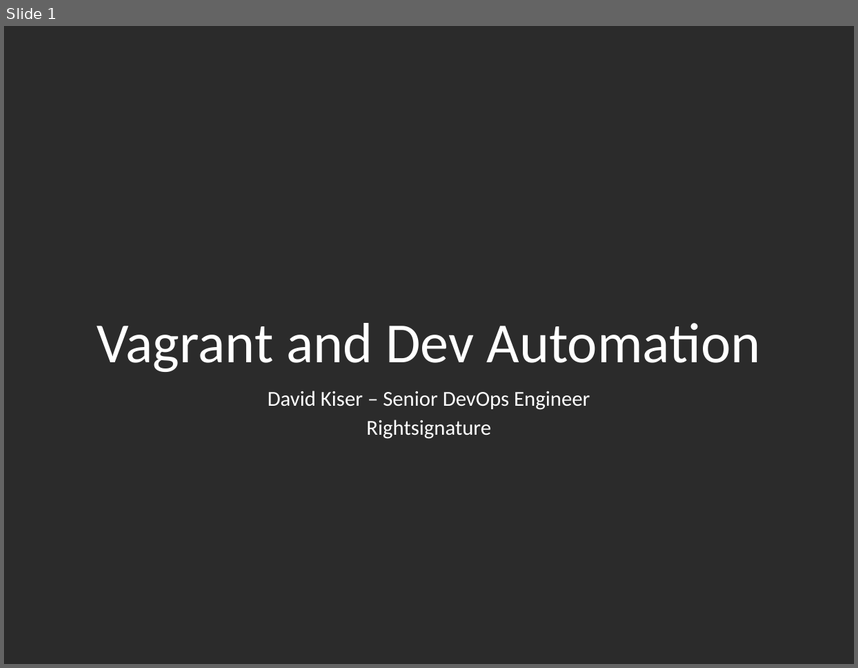
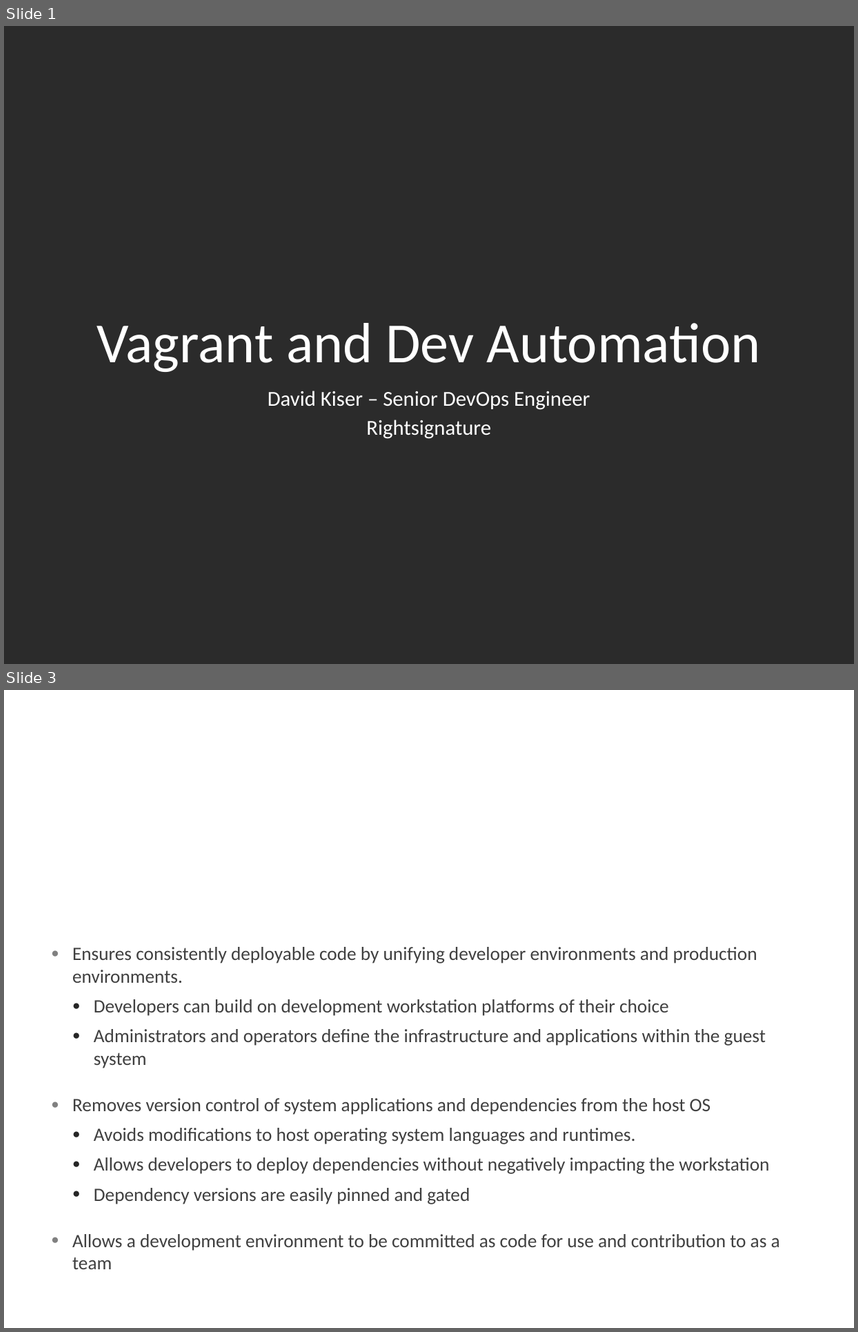
Before and after one commit to davidkiser/dev-automation, a slide deck: vagrant-dev.pptx. Shown one above the other, each under a label of ours: slide 1 before the commit, slides 1 and 3 after it; the slides between them are not shown. The pictures are 858x668 and 858x1332 pixels, drawn with LibreOffice and Linux fonts; fonts in the diff are those of the drawing; background and template pictures are left out; a plain dark background stands for a picture behind light text. Boxes give left, top, right and bottom in pixels: in the first picture for what was removed or moved away, otherwise in the second. Text is boxed around its words. In the diff, an @@ line names an element or a change of style, - is before the commit and + after.

```diff
--- a/vagrant-dev.pptx
+++ b/vagrant-dev.pptx
@@ slide 3 added at bbox=[4, 690, 854, 1328], background picture (left out) @@
@@ title added at bbox=[42, 820, 815, 871], 36 pt, text #FFFFFF @@
+Pros of Vagrant
@@ text added at bbox=[72, 947, 780, 1269], 16 pt, text #404040 @@
+● Ensures consistently deployable code by unifying developer environments and production environments.
+  ● Developers can build on development workstation platforms of their choice
+  ● Administrators and operators define the infrastructure and applications within the guest system
+● Removes version control of system applications and dependencies from the host OS
+  ● Avoids modifications to host operating system languages and runtimes.
+  ● Allows developers to deploy dependencies without negatively impacting the workstation
+  ● Dependency versions are easily pinned and gated
+● Allows a development environment to be committed as code for use and contribution to as a team
```
Also in this commit, not shown: 4 slides changed, 1 slide removed.
